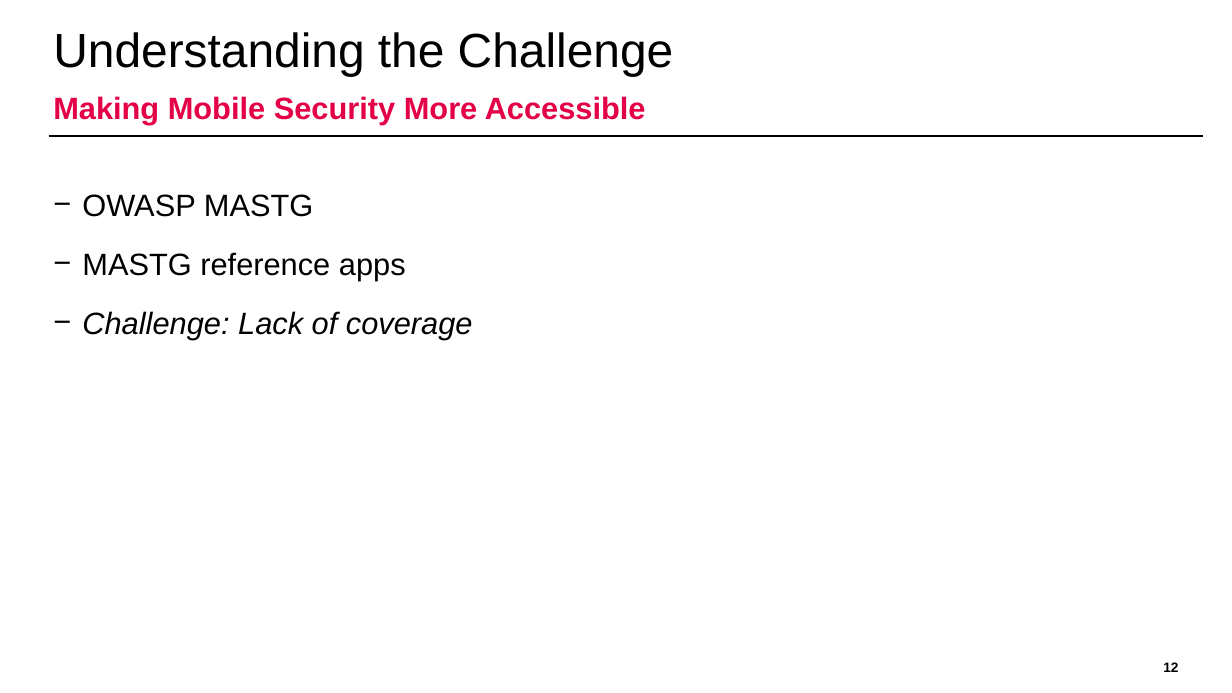
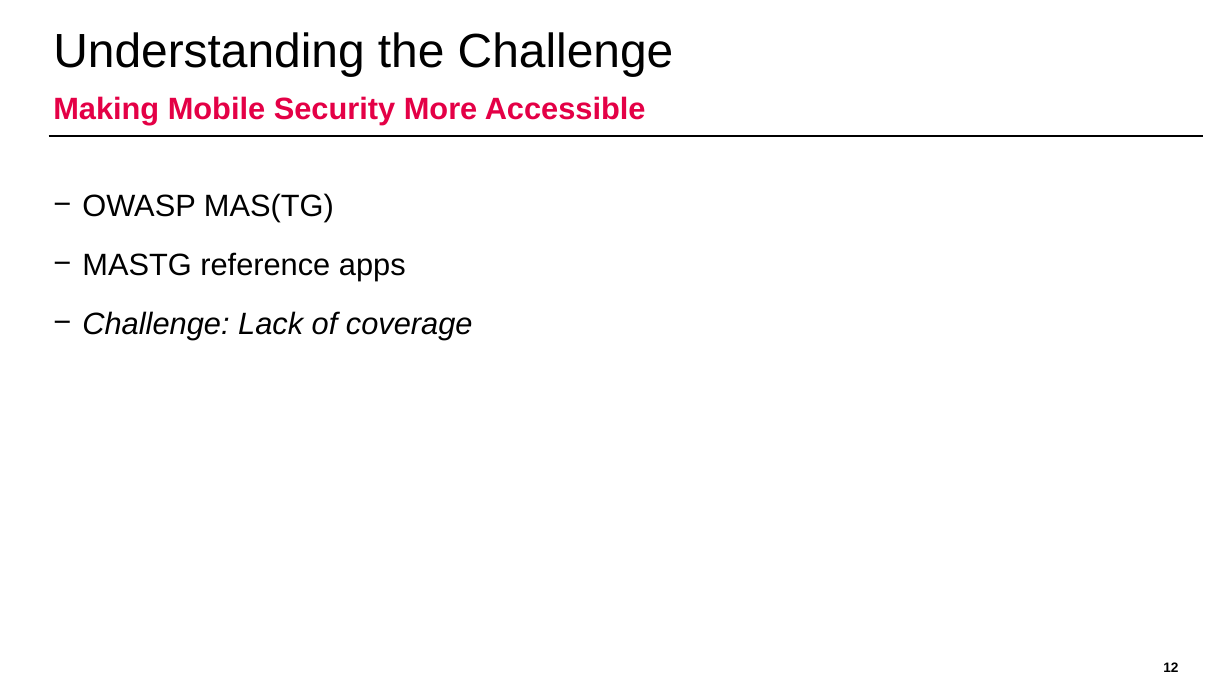
Before and after one commit to domi-cmd/Reference_Application_for_OWASP_MASTG, a slide deck: slide 12 of dev_documents/presentation/ba_thesis_presentation_kronig.pptx. Drawn at 1232x693 pixels with LibreOffice and Linux fonts; fonts in the diff are those of the drawing; background and template pictures are left out. Boxes give left, top, right and bottom in pixels: in the first picture for what was removed or moved away, otherwise in the second. Text is boxed around its words. In the diff, an @@ line names an element or a change of style, - is before the commit and + after.

Commit message:
Added final version of BA thesis presentation slides to designated <presentation> folder

```diff
--- a/dev_documents/presentation/ba_thesis_presentation_kronig.pptx
+++ b/dev_documents/presentation/ba_thesis_presentation_kronig.pptx
@@ text at (82,193,334,221): text changed @@
-− OWASP MASTG
+− OWASP MAS(TG)
```
